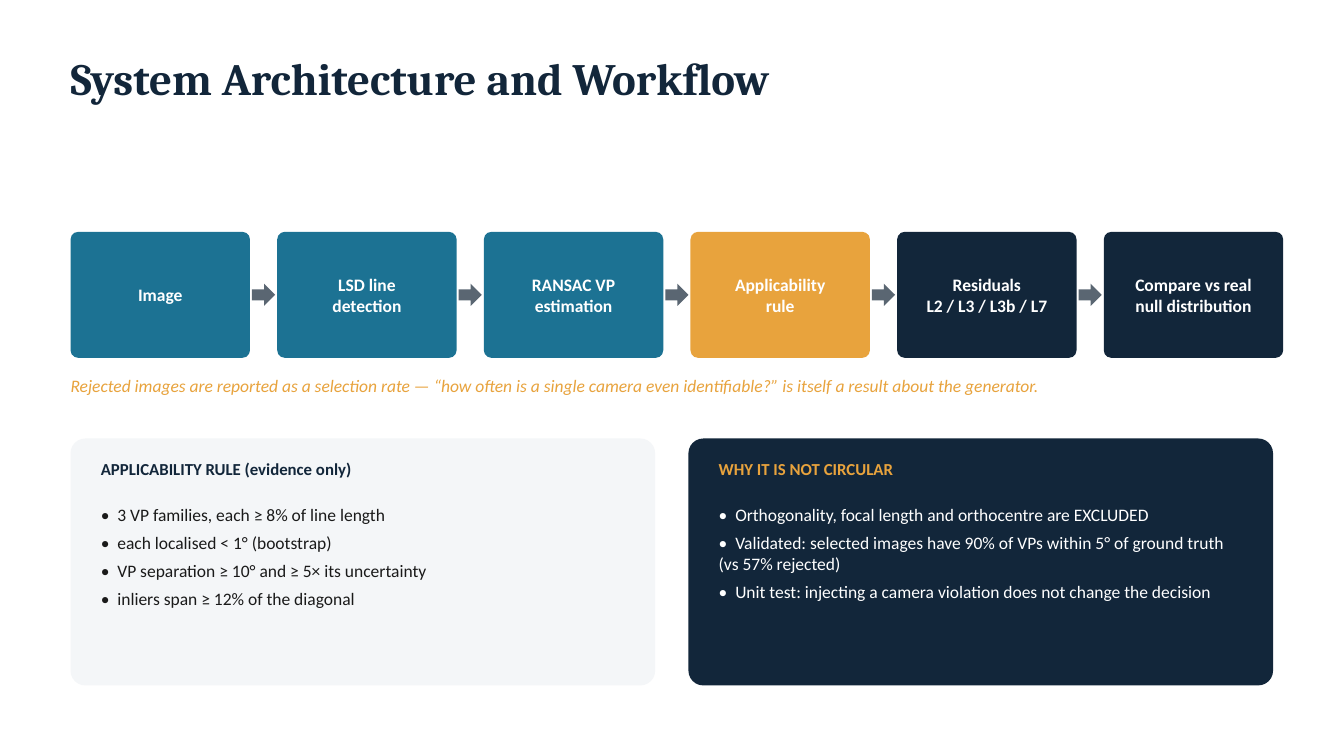
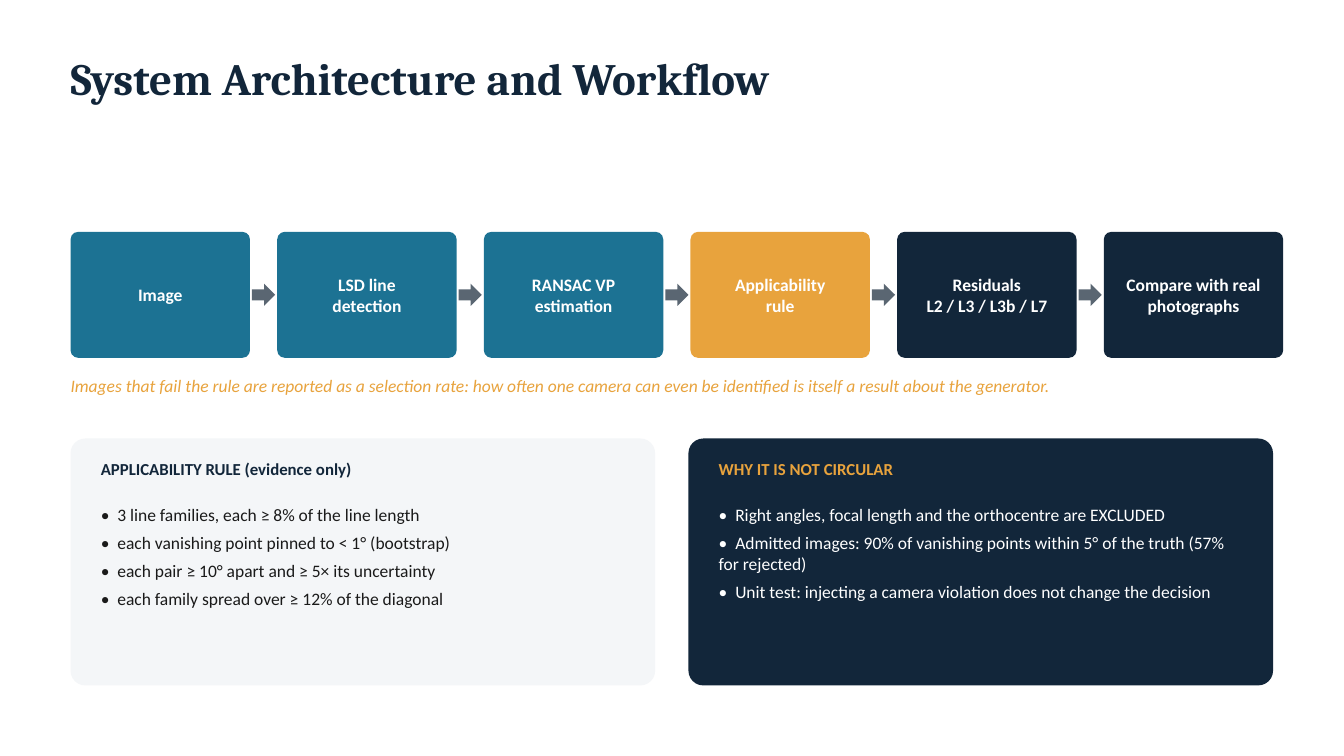
Before and after one commit to eesha5/vanishing-truth, a slide deck: slide 8 of docs/report/CA3_Presentation_Geometric_Consistency.pptx. Drawn at 1344x756 pixels with LibreOffice and Linux fonts; fonts in the diff are those of the drawing. Boxes give left, top, right and bottom in pixels: in the first picture for what was removed or moved away, otherwise in the second. Text is boxed around its words. In the diff, an @@ line names an element or a change of style, - is before the commit and + after.

```diff
--- a/docs/report/CA3_Presentation_Geometric_Consistency.pptx
+++ b/docs/report/CA3_Presentation_Geometric_Consistency.pptx
@@ text in rounded rectangle at <box>1126,278,1261,315</box>: text changed @@
-Compare vs real
-null distribution
+Compare with real
+photographs
@@ text at <box>71,380,1049,395</box>: text changed @@
-Rejected images are reported as a selection rate — “how often is a single camera even identifiable?” is itself a result about the generator.
+Images that fail the rule are reported as a selection rate: how often one camera can even be identified is itself a result about the generator.
@@ text at <box>117,509,450,608</box>: text changed @@
-• 3 VP families, each ≥ 8% of line length
-• each localised < 1° (bootstrap)
-• VP separation ≥ 10° and ≥ 5× its uncertainty
-• inliers span ≥ 12% of the diagonal
+• 3 line families, each ≥ 8% of the line length
+• each vanishing point pinned to < 1° (bootstrap)
+• each pair ≥ 10° apart and ≥ 5× its uncertainty
+• each family spread over ≥ 12% of the diagonal
@@ text at <box>719,509,1225,573</box>: text changed @@
-• Orthogonality, focal length and orthocentre are EXCLUDED
-• Validated: selected images have 90% of VPs within 5° of ground truth (vs 57% rejected)
+• Right angles, focal length and the orthocentre are EXCLUDED
+• Admitted images: 90% of vanishing points within 5° of the truth (57% for rejected)
```
Also in this commit, not shown: 17 other slides changed, 3 slides added, 2 slides removed, 7 other files.
